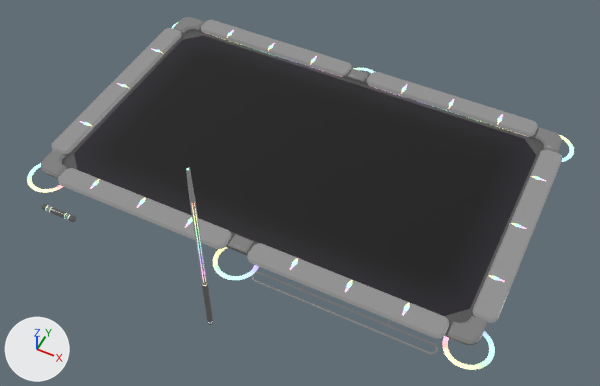
Two versions of the FBX model Assets/VRCBilliardsCE/Models/ScifiTable.fbx, one commit apart.
Before and after are seen from a 50 mm camera at (1.34, -2.74, 3.11) aimed at (0.13, -0.31, 0.07). Every picture has the same lights, and +X, +Y and +Z are marked at lower left. Objects named as collision shapes, trigger or cutter boxes, shadow casters or lower levels of detail are left out. Where no turn or scale is listed for an object, it has been applied to the vertices. Vertices at the same position are counted once.

The first picture shows 'scifi-4ball_filters', 'scifi-cue', 'scifi-table', 'scifi-table-handle'.
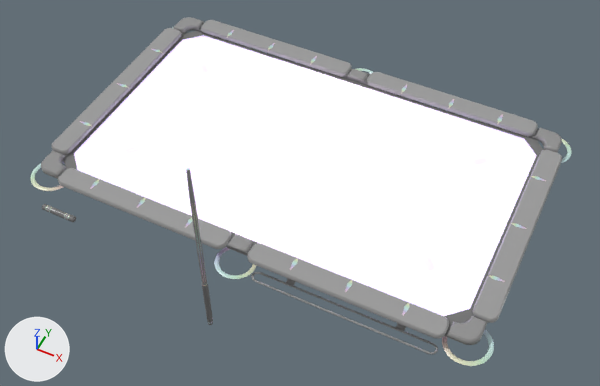
Commit message: minor updates to table model

The change, as a diff of the scene's bpy script:
```diff
--- a/Assets/VRCBilliardsCE/Models/ScifiTable.fbx.py
+++ b/Assets/VRCBilliardsCE/Models/ScifiTable.fbx.py
@@ img_table_scifi_diffuse_png @@
-img_table_scifi_diffuse_png = load_image('Table-Scifi-Diffuse.png', '../Textures/Table-Scifi-Diffuse.png', 1024, 1024, 'sRGB')
+img_table_scifi_diffuse_png = load_image('Table-Scifi-Diffuse.png', '../Textures/Table-Scifi-Diffuse.png', 1024, 1024, 'Non-Color')
@@ mat_table_scifi_body @@
 n0 = _N.new('ShaderNodeBsdfPrincipled'); n0.name = 'Principled BSDF'
 n0.inputs[2].default_value = 0.347  # 'Roughness'
-n0.inputs[28].default_value = 2.0  # 'Emission Strength'
 n1 = _N.new('ShaderNodeOutputMaterial'); n1.name = 'Material Output'
@@ mat_table_scifi_body @@
 n2.image = img_table_scifi_diffuse_png
-n3 = _N.new('ShaderNodeTexImage'); n3.name = 'Image Texture.001'
-n3.image = img_table_scifi_diffuse_png
 _L.new(n2.outputs[0], n0.inputs[0])  # 'Color' to 'Base Color'
-_L.new(n3.outputs[0], n0.inputs[27])  # 'Color' to 'Emission Color'
 _L.new(n0.outputs[0], n1.inputs[0])  # 'BSDF' to 'Surface'
@@ mat_table_scifi_glass @@
 n3.image = img_table_scifi_diffuse_png
+n4 = _N.new('ShaderNodeTexImage'); n4.name = 'Image Texture.002'
+n4.image = img_table_scifi_diffuse_png
 _L.new(n2.outputs[0], n0.inputs[0])  # 'Color' to 'Base Color'
@@ mat_table_scifi_glass @@
 n0 = _N.new('ShaderNodeBsdfPrincipled'); n0.name = 'Principled BSDF'
 _L.new(n0.outputs[0], n1.inputs[0])  # 'BSDF' to 'Surface'
+_L.new(n4.outputs[0], n0.inputs[4])  # 'Color' to 'Alpha'
@@ me_table @@
 # used by ob_scifi_table; location = (0.0, 0.0, 0.0)
-me_table.from_pydata(...)  # 2826 vertices, 2764 faces; spans x -1.25..1.25, y -0.85..0.85, z -0.1..0.03
+me_table.from_pydata(...)  # 3202 vertices, 3102 faces; spans x -1.24..1.24, y -0.84..0.84, z -0.1..0.03
+# me_table part 1: 254 vertices moved from x -1.24..1.24, y -0.8..0.8, z -0.06..0.03 to x -1.24..1.24, y -0.79..0.79, z -0.06..0.03; 591 vertices removed from x -1.25..1.25, y -0.85..0.85, z -0.06..-0.01; 1079 vertices added at x -1.24..1.24, y -0.83..0.83, z -0.08..0.02
+# me_table part 2: 1342 kept faces spanning x -1.22..1.22, y -0.82..0.82, z -0.1..0.03 get new texture (UV) coordinates
 me_table.materials.append(mat_table_scifi_body)
```

Boxes (x1, y1, x2, y2) around the edits, measured in the pictures (600 x 386 px; the box of a moved part takes in the faces that stretch with it):
'scifi-table', surface changed, reshaped (black to white): before (27, 20, 574, 370); after (30, 20, 572, 366)
'scifi-4ball_filters', surface changed: (41, 17, 562, 345) in both
'scifi-cue', surface changed: (186, 168, 213, 325) in both
'scifi-table-handle', surface changed: (42, 204, 76, 222) in both
part 1 of me_table, moved or reshaped: before (27, 22, 574, 370); after (30, 31, 572, 365)
part 2 of me_table, surface changed: (31, 22, 564, 366) in both
